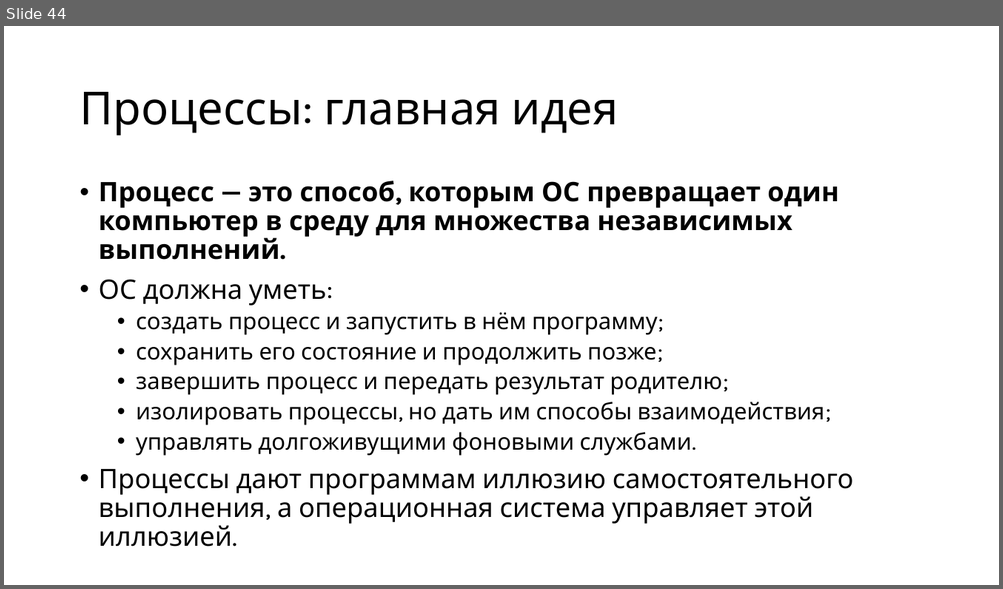
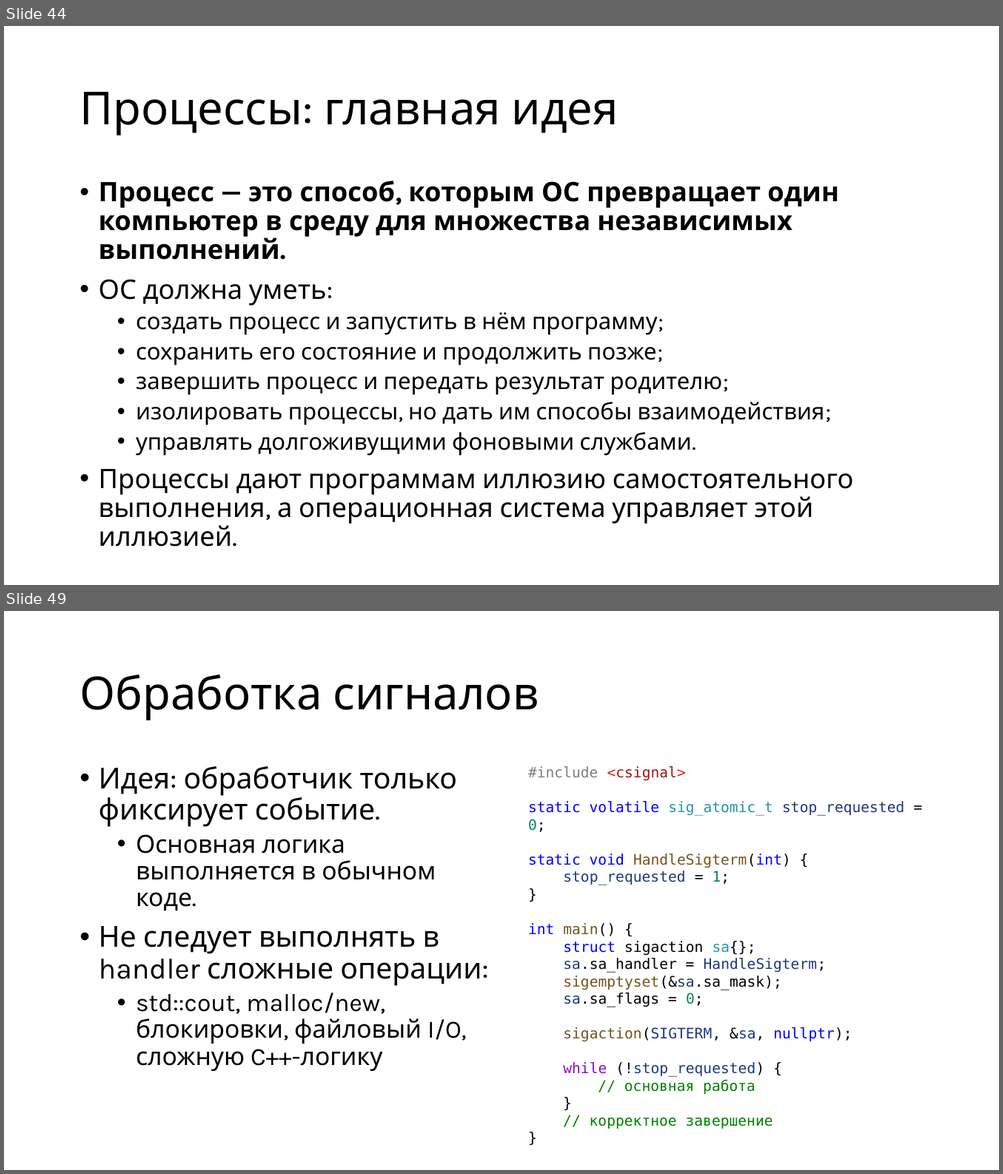
Before and after one commit to alexey-malov/os-course, a slide deck: lectures/03/Процессы.pptx. Shown one above the other, each under a label of ours: slide 44 before the commit, slides 44 and 49 after it; the slides between them are not shown. The pictures are 1003x589 and 1003x1174 pixels, drawn with LibreOffice and Linux fonts; fonts in the diff are those of the drawing. Boxes give left, top, right and bottom in pixels: in the first picture for what was removed or moved away, otherwise in the second. Text is boxed around its words. In the diff, an @@ line names an element or a change of style, - is before the commit and + after.

```diff
--- a/lectures/03/Процессы.pptx
+++ b/lectures/03/Процессы.pptx
@@ slide 49 added at <box>4,611,999,1170</box>, background #FFFFFF @@
@@ title added at <box>79,675,539,721</box>, 44 pt, text #000000 @@
+Обработка сигналов
@@ text added at <box>99,766,481,1071</box>, 24 pt, text #000000 @@
+• Идея: обработчик только фиксирует событие.
+  • Основная логика выполняется в обычном коде.
+• Не следует выполнять в handler сложные операции:
+  • std::cout, malloc/new, блокировки, файловый I/O, сложную C++-логику
@@ text added at <box>528,766,904,1129</box>, 14 pt, text #000000 @@
+#include <csignal>
+static volatile sig_atomic_t stop_requested = 0;
+static void HandleSigterm(int) {
+stop_requested = 1;
+}
+int main() {
+struct sigaction sa{};
+sa.sa_handler = HandleSigterm;
+sigemptyset(&sa.sa_mask);
+sa.sa_flags = 0;
+sigaction(SIGTERM, &sa, nullptr);
+while (!stop_requested) {
+// основная работа
+}
+// корректное завершение
+}
```
Also in this commit, not shown: 21 other slides added, 4 other files.
